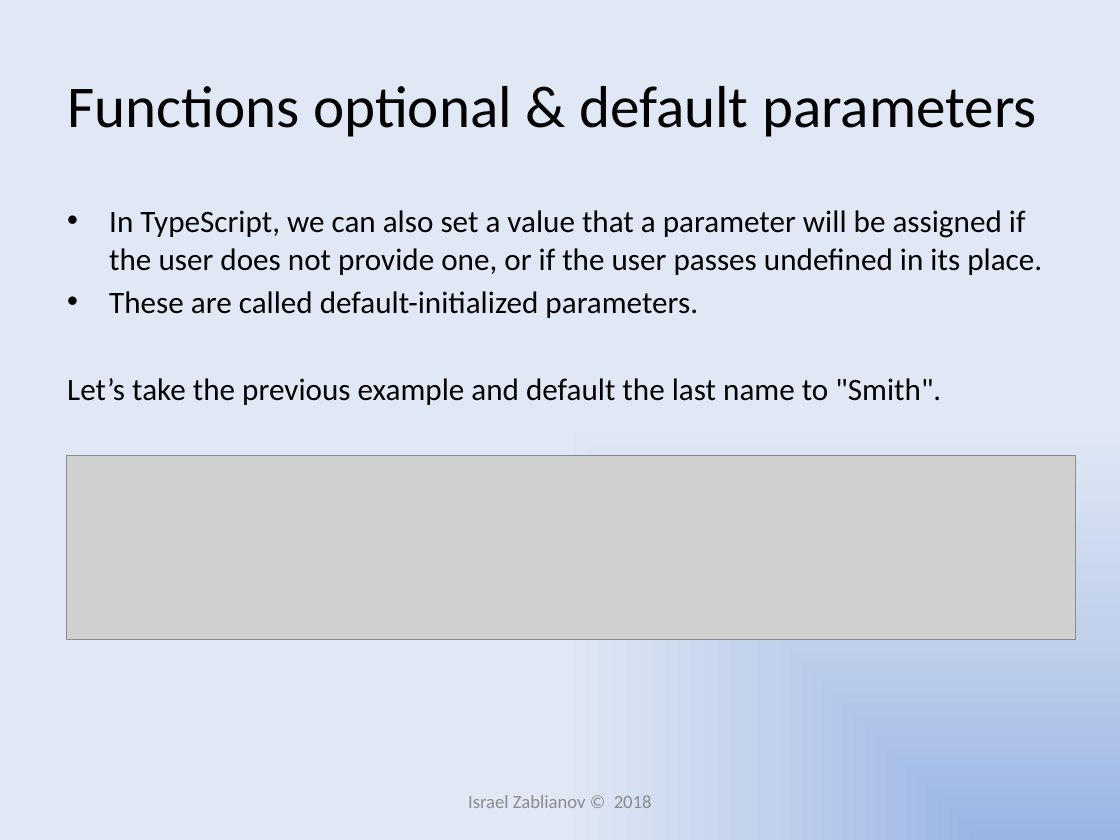
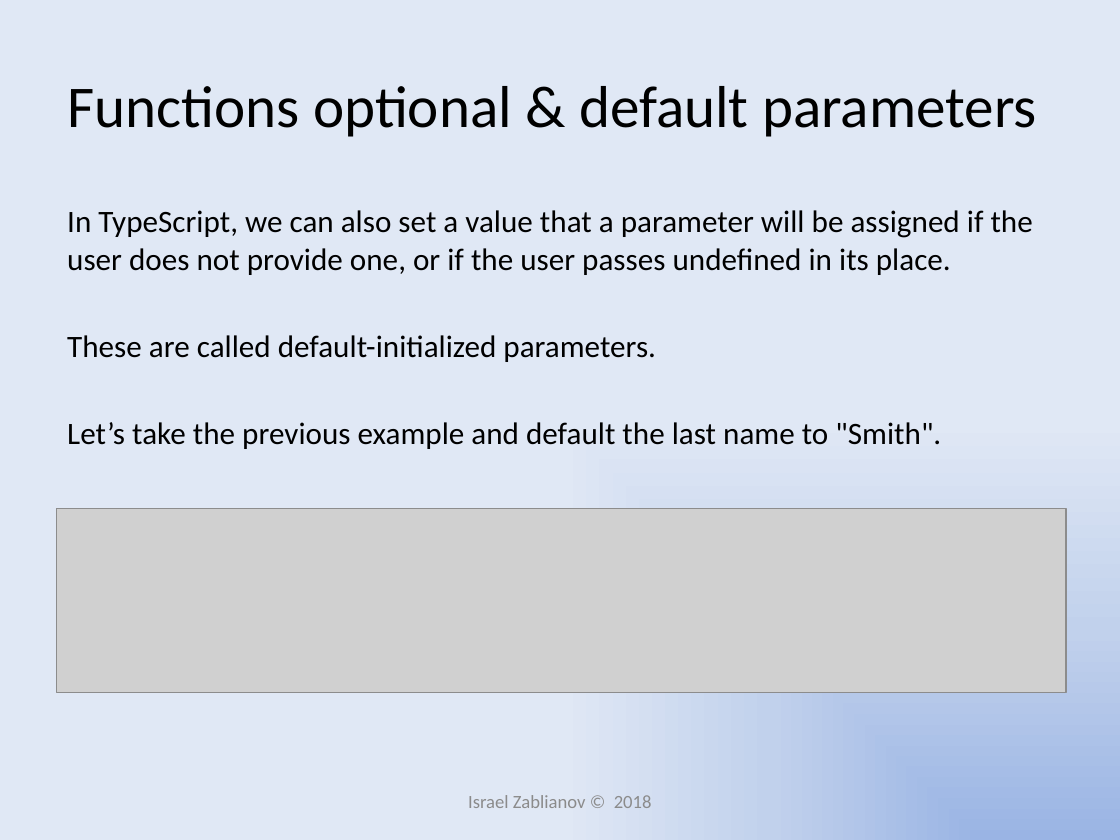
Before and after one commit to IsraelZablianov/TypeScript-Course, a slide deck: slide 21 of Introduction to TypeScript.pptx. Drawn at 1120x840 pixels with LibreOffice and Linux fonts; fonts in the diff are those of the drawing; grey boxes stand for pictures. Boxes give left, top, right and bottom in pixels: in the first picture for what was removed or moved away, otherwise in the second. Text is boxed around its words. In the diff, an @@ line names an element or a change of style, - is before the commit and + after.

```diff
--- a/Introduction to TypeScript.pptx
+++ b/Introduction to TypeScript.pptx
@@ text at <box>67,210,1033,362</box>: bullet • to none @@
@@ picture: place and size @@
-picture at <box>66,455,1075,640</box>
+picture at <box>57,508,1066,693</box>
```
Also in this commit, not shown: 7 other slides changed.
